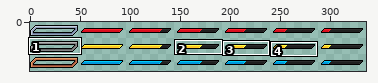
A sprite sheet gets an edit: Tama_Caretaker/Content/loading_bars.png. The picture above shows the old version from afar; the outline marks the close-up.
Close-up. Before the edit:
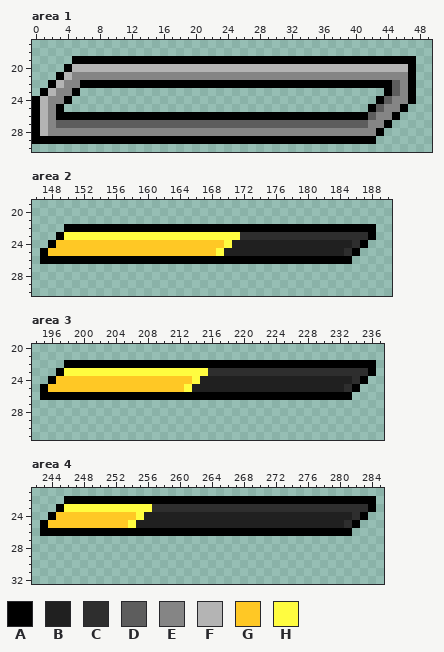
Shown: area 1: x 0..49, y 17..30; area 2: x 146..190, y 19..30; area 3: x 194..237, y 20..31; area 4: x 242..285, y 21..32. The commit also changed other parts of the picture, which this record leaves out.
Palette (. is transparent): A #000000  B #202020  C #2e2e2e  D #5d5d5d  E #858585  F #b4b4b4  G #ffc825  H #fffc40
Once edited:
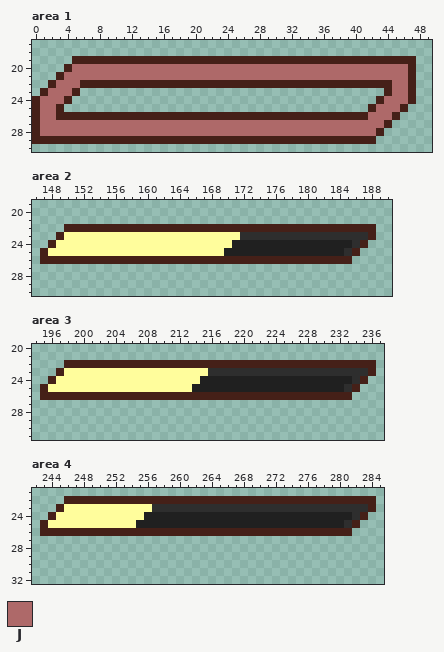
Colours new in this view: J #ae6969
What changed:
file 336x49 -> 1680x245 pixels (blocks of 1x1 -> 5x5; one block is one cell here)
@@ palette @@
-A #000000
+A #452018
-G #ffc825
+G #fffd9c
--- area 1
@@ x 0..49 @@
 19 .....AAAAAAAAAAAAAAAAAAAAAAAAAAAAAAAAAAAAAAAAAAA..
-20 ....AFFFFFFFFFFFFFFFFFFFFFFFFFFFFFFFFFFFFFFFFFFA..
-21 ...AFEEEEEEEEEEEEEEEEEEEEEEEEEEEEEEEEEEEEEEEEEEA..
-22 ..AFEEAAAAAAAAAAAAAAAAAAAAAAAAAAAAAAAAAAAAAAADEA..
-23 .AFEEA......................................ADEA..
-24 AFEEA......................................ADEEA..
-25 AFEA......................................ADEEA...
-26 AFEAAAAAAAAAAAAAAAAAAAAAAAAAAAAAAAAAAAAAAADEEA....
-27 AFEDDDDDDDDDDDDDDDDDDDDDDDDDDDDDDDDDDDDDDDEEA.....
-28 AFEEEEEEEEEEEEEEEEEEEEEEEEEEEEEEEEEEEEEEEEEA......
+20 ....AJJJJJJJJJJJJJJJJJJJJJJJJJJJJJJJJJJJJJJJJJJA..
+21 ...AJJJJJJJJJJJJJJJJJJJJJJJJJJJJJJJJJJJJJJJJJJJA..
+22 ..AJJJAAAAAAAAAAAAAAAAAAAAAAAAAAAAAAAAAAAAAAAJJA..
+23 .AJJJA......................................AJJA..
+24 AJJJA......................................AJJJA..
+25 AJJA......................................AJJJA...
+26 AJJAAAAAAAAAAAAAAAAAAAAAAAAAAAAAAAAAAAAAAAJJJA....
+27 AJJJJJJJJJJJJJJJJJJJJJJJJJJJJJJJJJJJJJJJJJJJA.....
+28 AJJJJJJJJJJJJJJJJJJJJJJJJJJJJJJJJJJJJJJJJJJA......
 29 AAAAAAAAAAAAAAAAAAAAAAAAAAAAAAAAAAAAAAAAAAA.......
--- area 2
@@ x 148..173 @@
 22 ..AAAAAAAAAAAAAAAAAAAAAAAA
-23 .AHHHHHHHHHHHHHHHHHHHHHHCC
-24 AGGGGGGGGGGGGGGGGGGGGGHBBB
-25 GGGGGGGGGGGGGGGGGGGGGHBBBB
+23 .AGGGGGGGGGGGGGGGGGGGGGGCC
+24 AGGGGGGGGGGGGGGGGGGGGGGBBB
+25 GGGGGGGGGGGGGGGGGGGGGGBBBB
 26 AAAAAAAAAAAAAAAAAAAAAAAAAA
--- area 3
@@ x 196..217 @@
 22 ..AAAAAAAAAAAAAAAAAAAA
-23 .AHHHHHHHHHHHHHHHHHHCC
-24 AGGGGGGGGGGGGGGGGGHBBB
-25 GGGGGGGGGGGGGGGGGHBBBB
+23 .AGGGGGGGGGGGGGGGGGGCC
+24 AGGGGGGGGGGGGGGGGGGBBB
+25 GGGGGGGGGGGGGGGGGGBBBB
 26 AAAAAAAAAAAAAAAAAAAAAA
--- area 4
@@ x 244..258 @@
 22 ..AAAAAAAAAAAAA
-23 .AHHHHHHHHHHHCC
-24 AGGGGGGGGGGHBBB
-25 GGGGGGGGGGHBBBB
+23 .AGGGGGGGGGGGCC
+24 AGGGGGGGGGGGBBB
+25 GGGGGGGGGGGBBBB
 26 AAAAAAAAAAAAAAA
Where, in picture pixels (left, top, right, bottom), the same in both close-ups:
changed: (32, 56, 416, 144)
changed: (40, 224, 376, 264)
changed: (40, 360, 376, 400)
changed: (40, 496, 376, 536)
